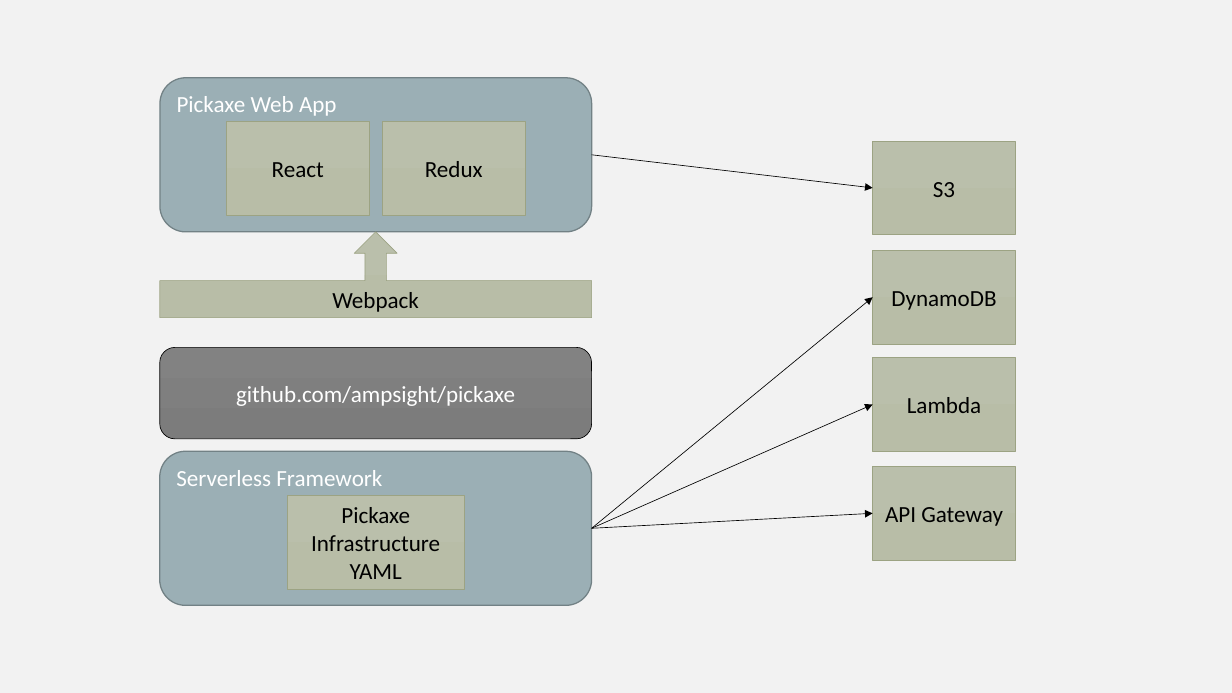
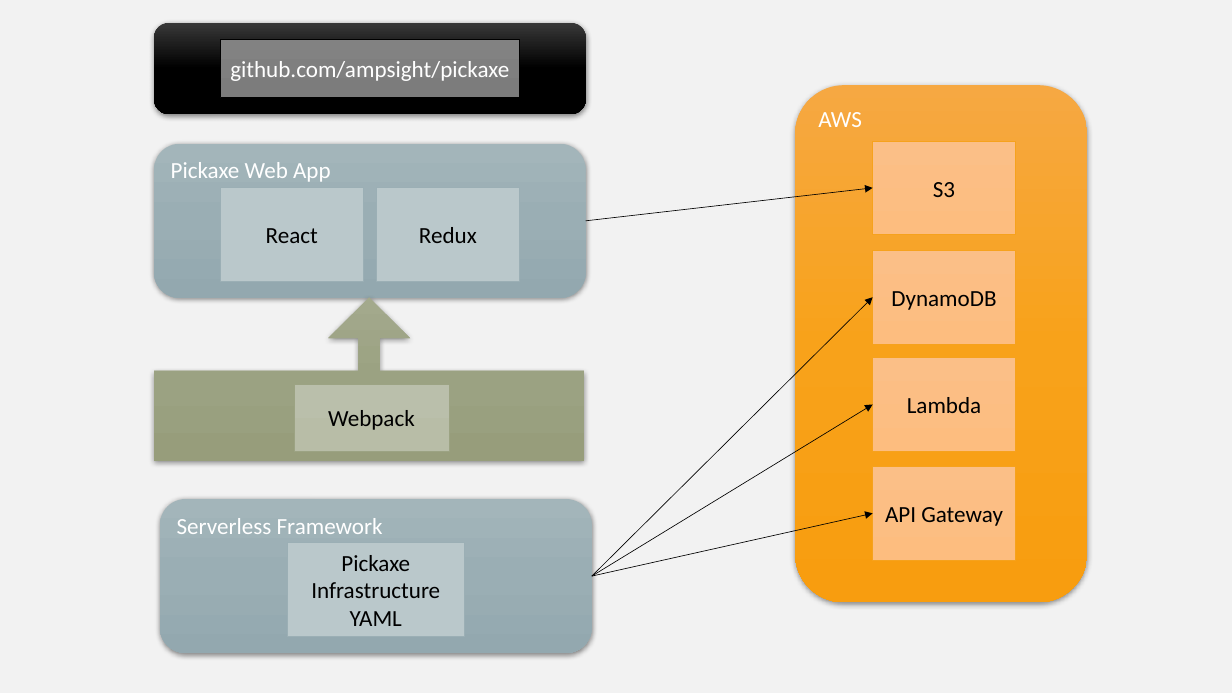
Before and after one commit to PickaxeCMS/pickaxecms, a slide deck: slide 3 of docs/PickaxePSB.pptx. Drawn at 1232x693 pixels with LibreOffice and Linux fonts; fonts in the diff are those of the drawing. Boxes give left, top, right and bottom in pixels: in the first picture for what was removed or moved away, otherwise in the second. Text is boxed around its words. In the diff, an @@ line names an element or a change of style, - is before the commit and + after.

```diff
--- a/docs/PickaxePSB.pptx
+++ b/docs/PickaxePSB.pptx
@@ rounded rectangle added at [154, 23, 586, 115], fill gradient #393939 to #000000 @@
@@ rectangle "github.com/ampsight/pickaxe": place and size @@
-rectangle "github.com/ampsight/pickaxe" at [160, 348, 592, 439]
+rectangle "github.com/ampsight/pickaxe" at [221, 39, 519, 98]
@@ rectangle "github.com/ampsight/pickaxe" at [221, 39, 519, 98]: rounded rectangle to rectangle @@
@@ rounded rectangle added at [796, 85, 1088, 603], fill gradient #F7A942 to #F9A31A to #F99E0F, 18 pt, text #FFFFFF @@
+AWS
@@ rounded rectangle "Pickaxe Web App" at [154, 144, 586, 299]: fill #9BAFB5 to gradient #A3B5BB to #9BAFB5 to #93A9AF; outline #738186 1 pt to none; shadow on @@
@@ fill gradient #BBC0AB to #B9BEA8 to gradient #BBC8CC to #B8C6CB; outline #9CA383 0.5 pt to #9BAFB5 0.5 pt in 3 elements at [287, 543, 465, 636], [221, 188, 364, 281], [376, 188, 519, 281] @@
@@ 2 rectangles, 1 rounded rectangle: place and size @@
-2 rectangles, 1 rounded rectangle at [160, 78, 592, 232]
+2 rectangles, 1 rounded rectangle at [154, 144, 586, 299]
@@ arrow moved from (592, 155) - (872, 188) to (586, 221) - (872, 188) @@
@@ up arrow callout added at [154, 298, 585, 461], fill gradient #A3A98C to #9CA383 to #979E7C @@
@@ arrow moved from (592, 529) - (872, 298) to (592, 576) - (872, 298) @@
@@ fill gradient #BBC0AB to #B9BEA8 to gradient #FCBF87 to #FDBD80; outline #9CA383 0.5 pt to #F6A21D 0.5 pt in 4 elements at [872, 250, 1016, 344], [872, 141, 1016, 235], [872, 467, 1016, 560], [872, 358, 1016, 451] @@
@@ rectangle "Webpack": place and size @@
-rectangle "Webpack" at [160, 232, 592, 318]
+rectangle "Webpack" at [294, 384, 449, 452]
@@ rectangle "Webpack" at [294, 384, 449, 452]: up arrow callout to rectangle @@
@@ arrow moved from (592, 529) - (872, 405) to (592, 576) - (872, 405) @@
@@ rounded rectangle "Serverless Framework": place and size @@
-rounded rectangle "Serverless Framework" at [160, 451, 592, 605]
+rounded rectangle "Serverless Framework" at [160, 499, 592, 653]
@@ rounded rectangle "Serverless Framework" at [160, 499, 592, 653]: fill #9BAFB5 to gradient #A3B5BB to #9BAFB5 to #93A9AF; outline #738186 1 pt to none; shadow on @@
@@ arrow moved from (592, 529) - (872, 514) to (592, 576) - (872, 514) @@
@@ rectangle "Pickaxe Infrastructure YAML": place and size @@
-rectangle "Pickaxe Infrastructure YAML" at [287, 495, 464, 589]
+rectangle "Pickaxe Infrastructure YAML" at [287, 543, 465, 636]
```
Also in this commit, not shown: 5 other files.
